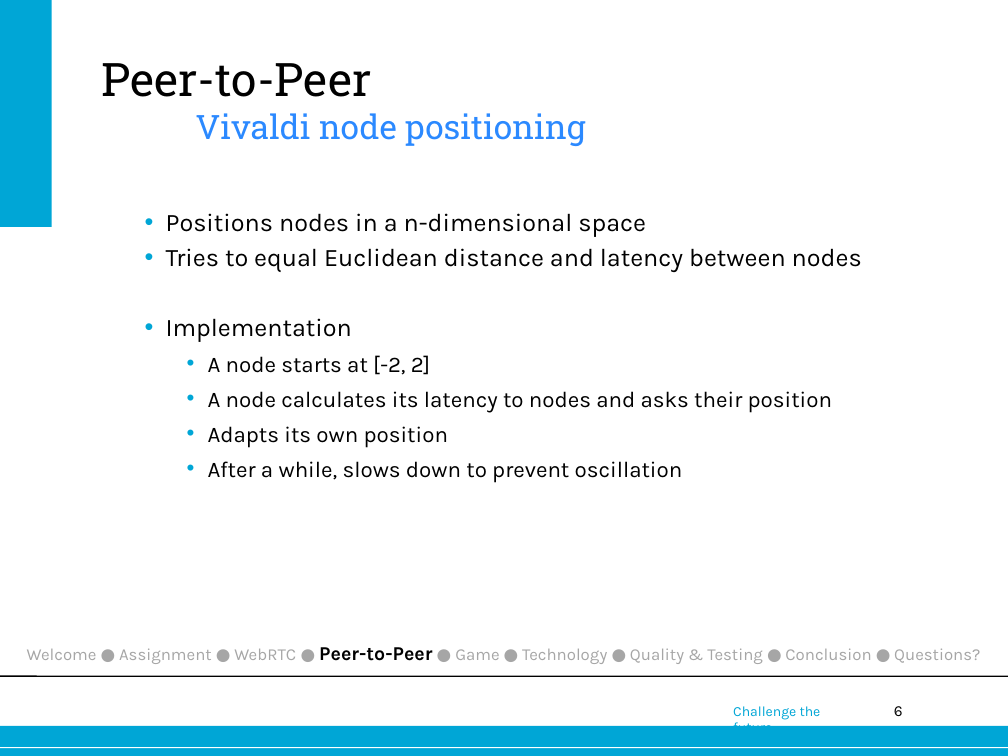
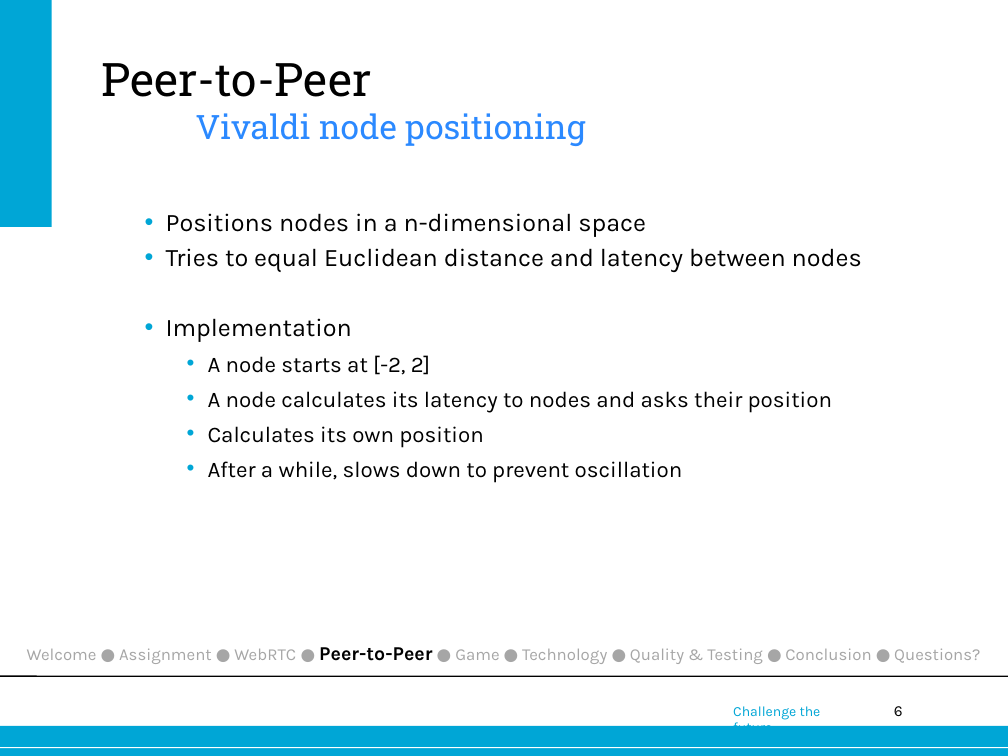
Before and after one commit to joostverdoorn/webrtc, a slide deck: slide 6 of documents/Eindpresentatie/webrtc.pptx. Drawn at 1008x756 pixels with LibreOffice and Linux fonts; fonts in the diff are those of the drawing; background and template pictures are left out. Boxes give left, top, right and bottom in pixels: in the first picture for what was removed or moved away, otherwise in the second. Text is boxed around its words. In the diff, an @@ line names an element or a change of style, - is before the commit and + after.

```diff
--- a/documents/Eindpresentatie/webrtc.pptx
+++ b/documents/Eindpresentatie/webrtc.pptx
@@ text at (208, 426, 483, 448): text changed @@
-    • Adapts its own position
+    • Calculates its own position
```
Also in this commit, not shown: 1 other slide changed, 6 other files.
